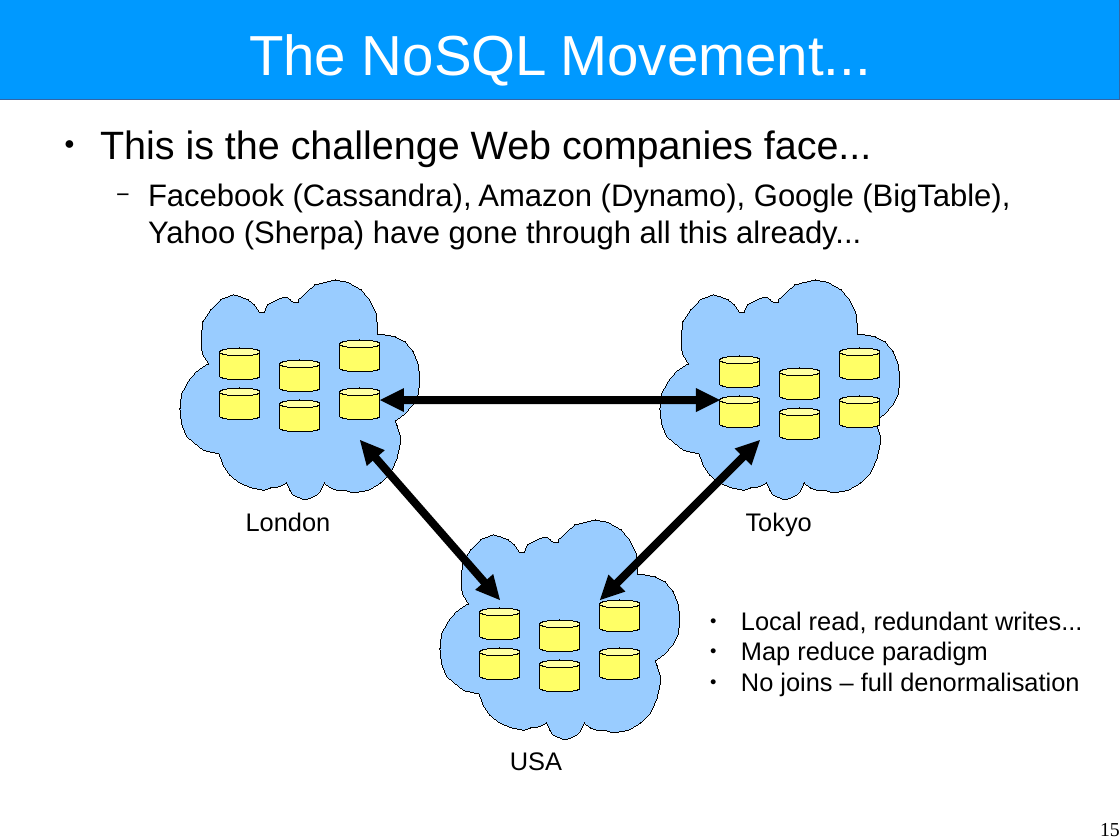
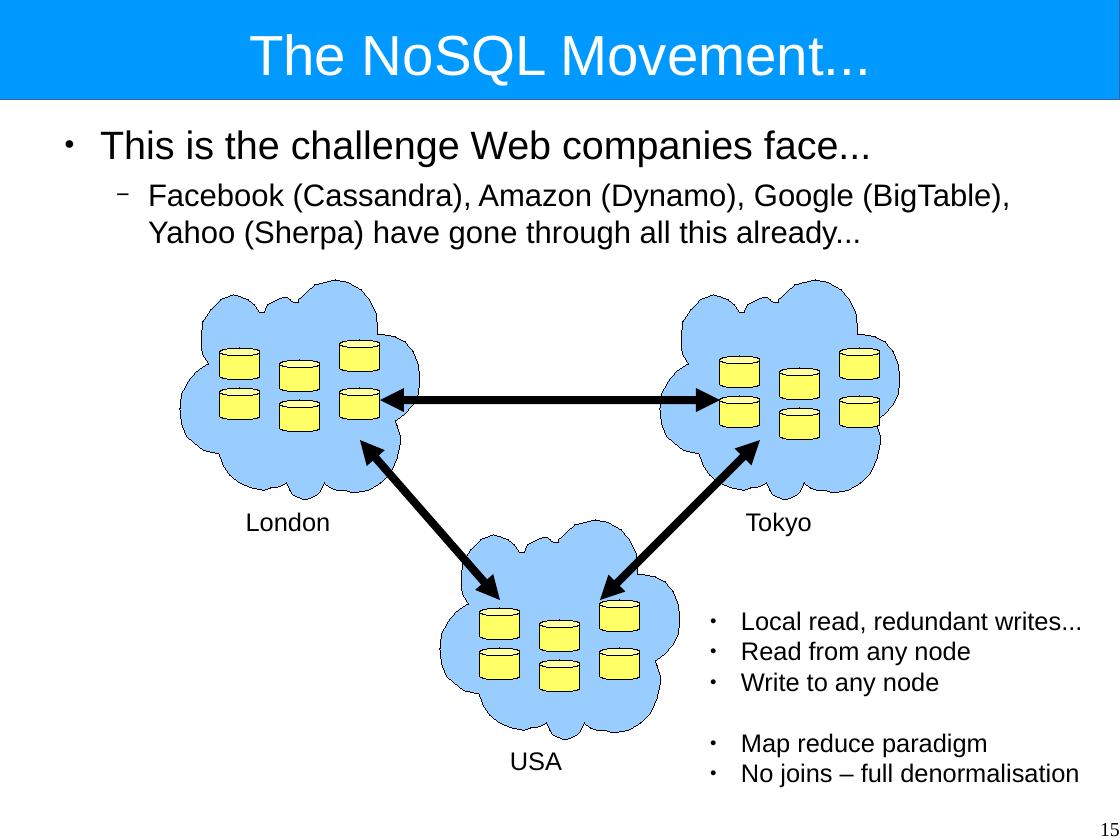
Before and after one commit to Intrinsarc/intrinsarc-evolve, a slide deck: slide 15 of Academic Work/lectures/data-distribution-architectures.odp. Drawn at 1120x840 pixels with LibreOffice and Linux fonts; fonts in the diff are those of the drawing. Boxes give left, top, right and bottom in pixels: in the first picture for what was removed or moved away, otherwise in the second. Text is boxed around its words. In the diff, an @@ line names an element or a change of style, - is before the commit and + after.

```diff
--- a/Academic Work/lectures/data-distribution-architectures.odp
+++ b/Academic Work/lectures/data-distribution-architectures.odp
@@ text at [741,641,970,696]: paragraphs added @@
+● Read from any node
+● Write to any node
```
Also in this commit, not shown: 9 other slides changed, 18 other files.
